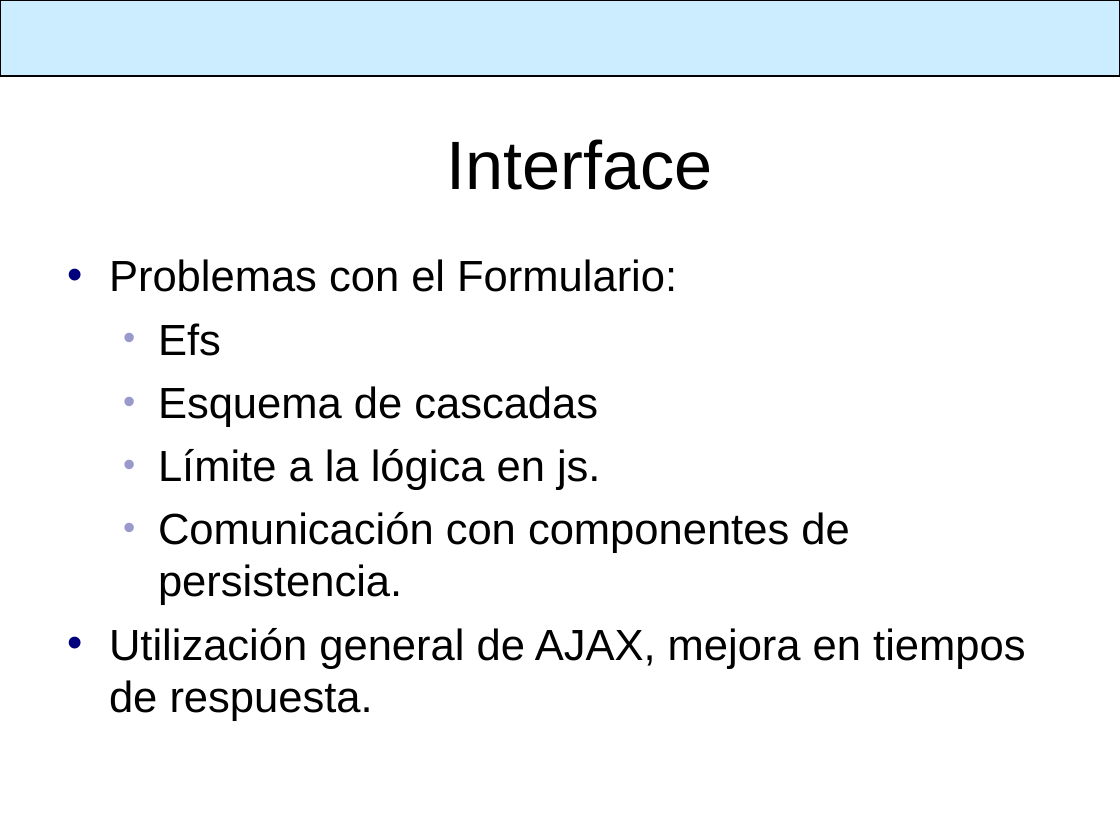
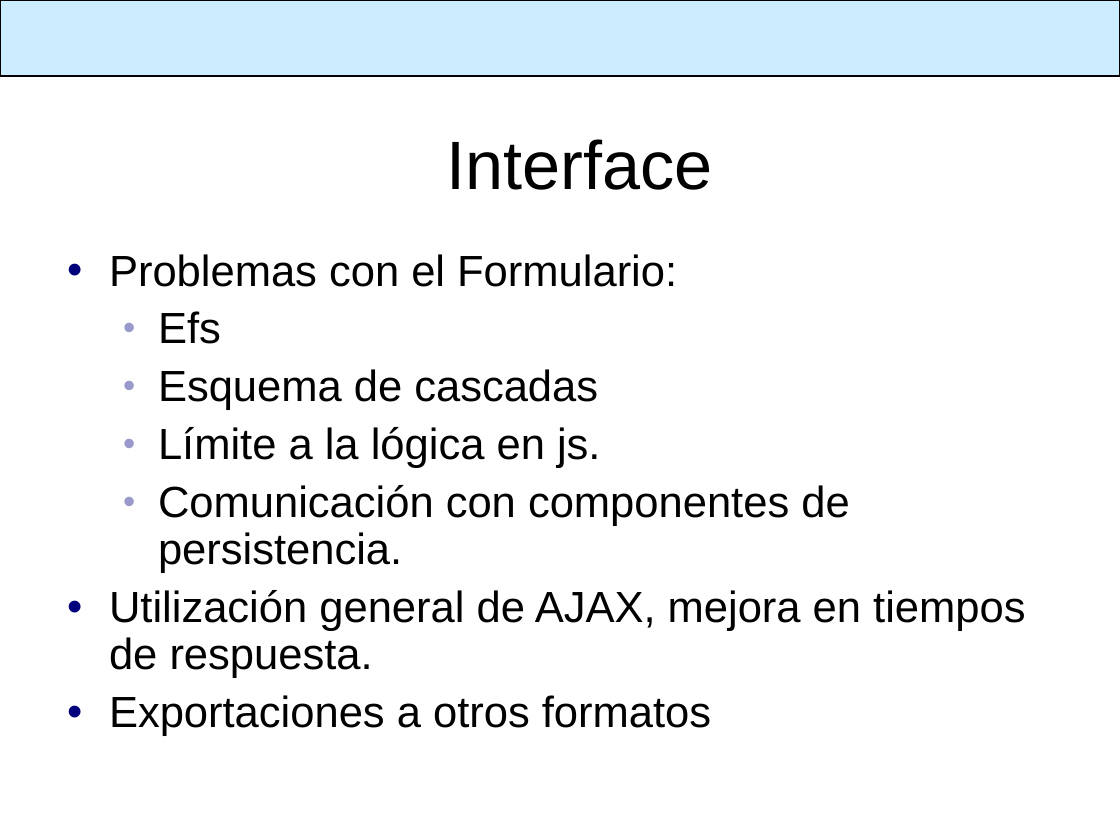
Before and after one commit to SIU-Toba/framework, a slide deck: slide 18 of doc/presentacion/1er Comite Usuarios.ppt. Drawn at 1120x840 pixels with LibreOffice and Linux fonts; fonts in the diff are those of the drawing; background and template pictures are left out. Boxes give left, top, right and bottom in pixels: in the first picture for what was removed or moved away, otherwise in the second. Text is boxed around its words. In the diff, an @@ line names an element or a change of style, - is before the commit and + after.

```diff
--- a/doc/presentacion/1er Comite Usuarios.ppt
+++ b/doc/presentacion/1er Comite Usuarios.ppt
@@ text at (109, 254, 1025, 678): line spacing 1 to 0.9 @@
@@ text at (109, 695, 711, 736): paragraph added @@
+• Exportaciones a otros formatos
```
Also in this commit, not shown: 7 other slides changed, 2 slides added, 2 slides removed.
